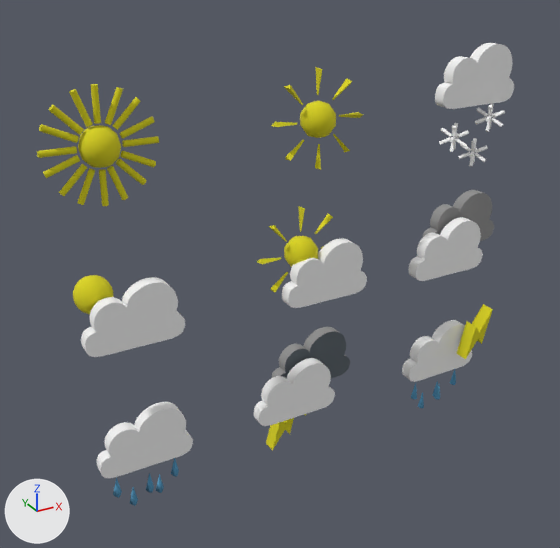
The glTF model partlycloudy2.glb: old version first, new version second.
Both versions are drawn from a 50 mm lens placed at (-60.7, -237.9, 166.1), pointed at (42.7, -49.9, 72.1). The lights are fixed; the arrows at lower left show +X, +Y and +Z. Where no turn or scale is listed for an object, it has been applied to the vertices.

The scene before the commit, as lines of its bpy script (objects in view):
```python
ob_cloudly_cloudly_0 = bpy.data.objects.new('cloudly_cloudly_0', me_cloudly_cloudly_0)
ob_cloudly_cloudly_0.location = (75.7, -86.7, 91.4)
ob_lighting_lighting_0 = bpy.data.objects.new('lighting_lighting_0', me_lighting_lighting_0)
ob_lighting_lighting_0.location = (30.1, -84.2, 58.6)
ob_rain_lighting_rain_lighting_0 = bpy.data.objects.new('rain_lighting_rain&lighting_0', me_rain_lighting_rain_lighting_0)
ob_rain_lighting_rain_lighting_0.location = (72.7, -89.1, 55.6)
ob_rain_rain_0 = bpy.data.objects.new('rain_rain_0', me_rain_rain_0)
ob_rain_rain_0.location = (-15.9, -88.9, 55.2)
ob_snow_snow_0 = bpy.data.objects.new('snow_snow_0', me_snow_snow_0)
ob_snow_snow_0.location = (80.6, -91.3, 123.2)
ob_sun_2_sun_2_3_0 = bpy.data.objects.new('sun_2_sun_2.3_0', me_sun_2_sun_2_3_0)
ob_sun_2_sun_2_3_0.location = (33.2, -85.6, 135.3)
ob_sun_3_sun_3_0 = bpy.data.objects.new('sun_3_sun_3_0', me_sun_3_sun_3_0)
ob_sun_3_sun_3_0.location = (-22.1, -82.8, 93.4)
ob_sun_cloud_sun_cloud_0 = bpy.data.objects.new('sun_cloud_sun&cloud_0', me_sun_cloud_sun_cloud_0)
ob_sun_cloud_sun_cloud_0.location = (29.1, -85.6, 102.9)
ob_sun_sun_1_0 = bpy.data.objects.new('sun_sun.1_0', me_sun_sun_1_0)
ob_sun_sun_1_0.location = (-18.3, -85.6, 135.3)
# also in view: 'cloud_cloud_0' at (-15.5, -89.0, 89.6)
```
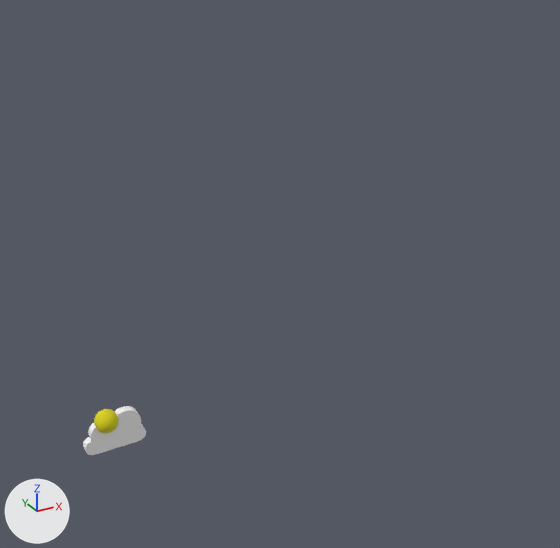
The edits, one by one:
Object 'cloud_cloud_0' (ob_cloud_cloud_0) moves from (-16.3, -89.0, 89.9) to (0.0, 0.0, 0.0).
Object 'cloudly_cloudly_0' (ob_cloudly_cloudly_0) is deleted.
Object 'lighting_lighting_0' (ob_lighting_lighting_0) is deleted.
Object 'rain_rain_0' (ob_rain_rain_0) is deleted.
Object 'rain_lighting_rain&lighting_0' (ob_rain_lighting_rain_lighting_0) is deleted.
Object 'snow_snow_0' (ob_snow_snow_0) is deleted.
Object 'sun_sun.1_0' (ob_sun_sun_1_0) is deleted.
Object 'sun_2_sun_2.3_0' (ob_sun_2_sun_2_3_0) is deleted.
Object 'sun_3_sun_3_0' (ob_sun_3_sun_3_0) moves from (-22.1, -82.8, 93.4) to (-1.8, -0.4, 4.4).
Object 'sun_cloud_sun&cloud_0' (ob_sun_cloud_sun_cloud_0) is deleted.

Boxes (x1, y1, x2, y2) around the edits, measured in the pictures (560 x 548 px):
'cloud_cloud_0', moved
    before: (81, 277, 185, 357)
    after: (83, 406, 146, 455)
'lighting_lighting_0', deleted
    before: (254, 327, 350, 450)
'sun_sun.1_0', deleted (yellow)
    before: (37, 84, 159, 206)
'sun_cloud_sun&cloud_0', deleted
    before: (257, 206, 367, 308)
'rain_rain_0', deleted
    before: (97, 402, 193, 506)
'cloudly_cloudly_0', deleted
    before: (409, 190, 494, 281)
'snow_snow_0', deleted
    before: (435, 43, 514, 167)
'rain_lighting_rain&lighting_0', deleted
    before: (402, 304, 493, 408)
'sun_2_sun_2.3_0', deleted (yellow)
    before: (271, 67, 363, 170)
'sun_3_sun_3_0', moved
    before: (73, 275, 113, 314)
    after: (94, 409, 119, 433)
